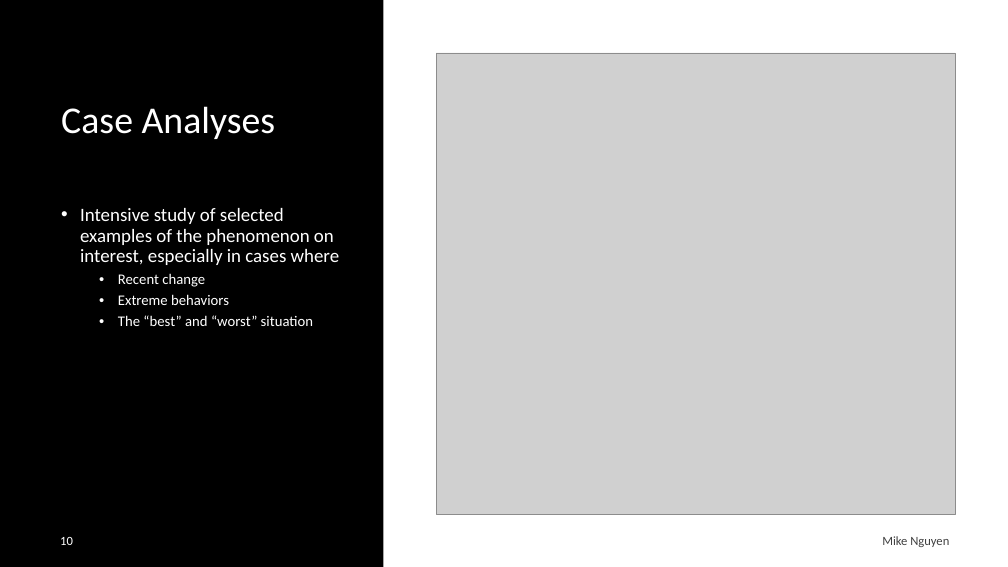
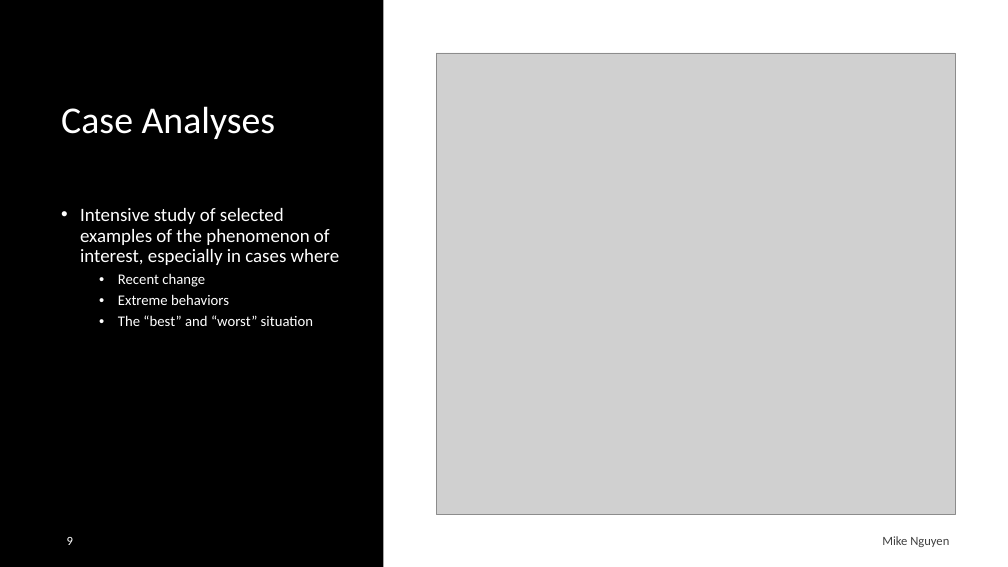
Before and after one commit to mikenguyen13/mar4050_S23_2, a slide deck: slide 9 of lectures/3/1_Research Design.pptx (slide 10 before the commit). Drawn at 1008x567 pixels with LibreOffice and Linux fonts; fonts in the diff are those of the drawing; grey boxes stand for pictures. Boxes give left, top, right and bottom in pixels: in the first picture for what was removed or moved away, otherwise in the second. Text is boxed around its words. In the diff, an @@ line names an element or a change of style, - is before the commit and + after.

```diff
--- a/lectures/3/1_Research Design.pptx
+++ b/lectures/3/1_Research Design.pptx
@@ text at <box>80,208,340,265</box>: text changed @@
-• Intensive study of selected examples of the phenomenon on interest, especially in cases where
+• Intensive study of selected examples of the phenomenon of interest, especially in cases where
@@ page number at <box>67,537,73,545</box>: text changed @@
-10
+9
```
Also in this commit, not shown: 8 other slides changed, 4 slides added, 1 slide removed.
